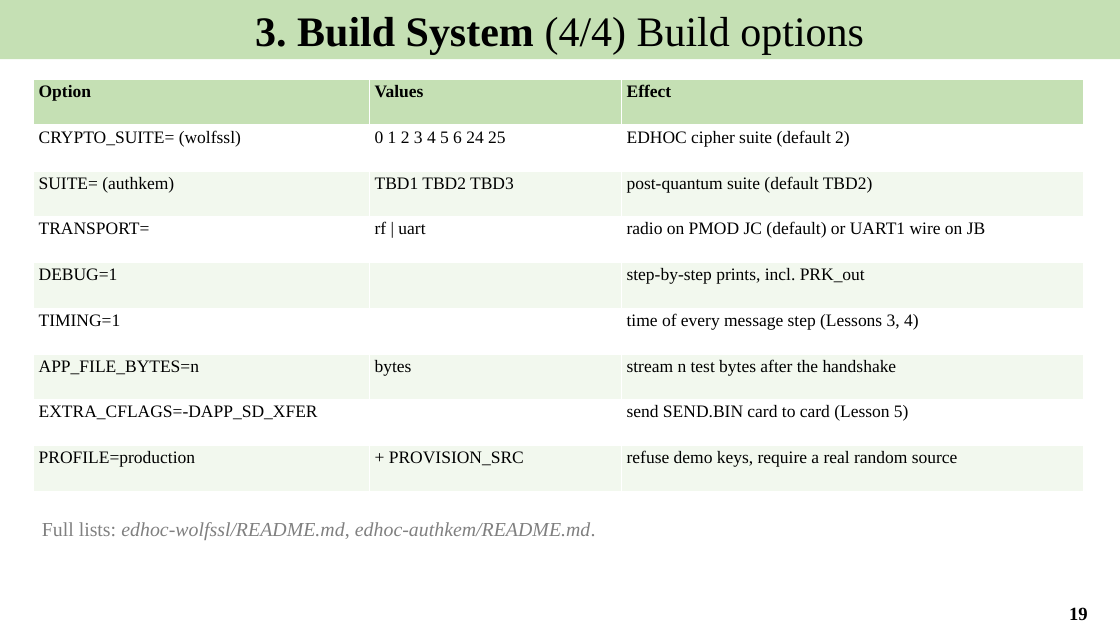
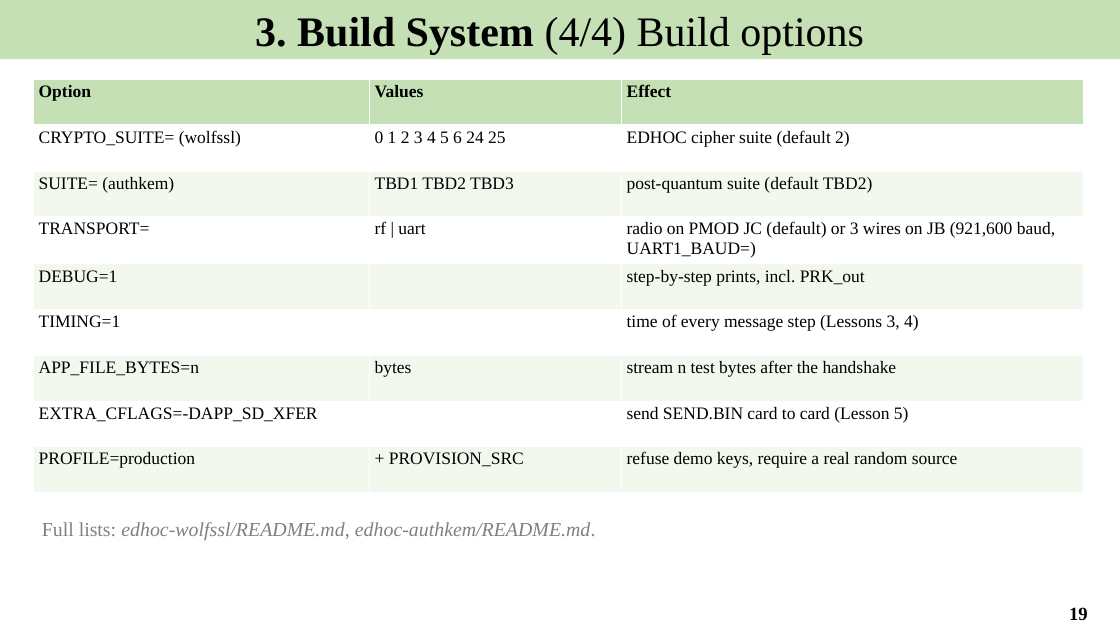
Before and after one commit to Khaiduy/chipyard-edhoc, a slide deck: slide 19 of fpga/sw/export/docs/slides/02_Software_environment_and_tests.pptx. Drawn at 1120x630 pixels with LibreOffice and Linux fonts; fonts in the diff are those of the drawing. Boxes give left, top, right and bottom in pixels: in the first picture for what was removed or moved away, otherwise in the second. Text is boxed around its words. In the diff, an @@ line names an element or a change of style, - is before the commit and + after.

```diff
--- a/fpga/sw/export/docs/slides/02_Software_environment_and_tests.pptx
+++ b/fpga/sw/export/docs/slides/02_Software_environment_and_tests.pptx
@@ table at (34, 80, 1084, 492) @@
-row 4, column 3: radio on PMOD JC (default) or UART1 wire on JB
+row 4, column 3: radio on PMOD JC (default) or 3 wires on JB (921,600 baud, UART1_BAUD=)
```
Also in this commit, not shown: 17 other files.
